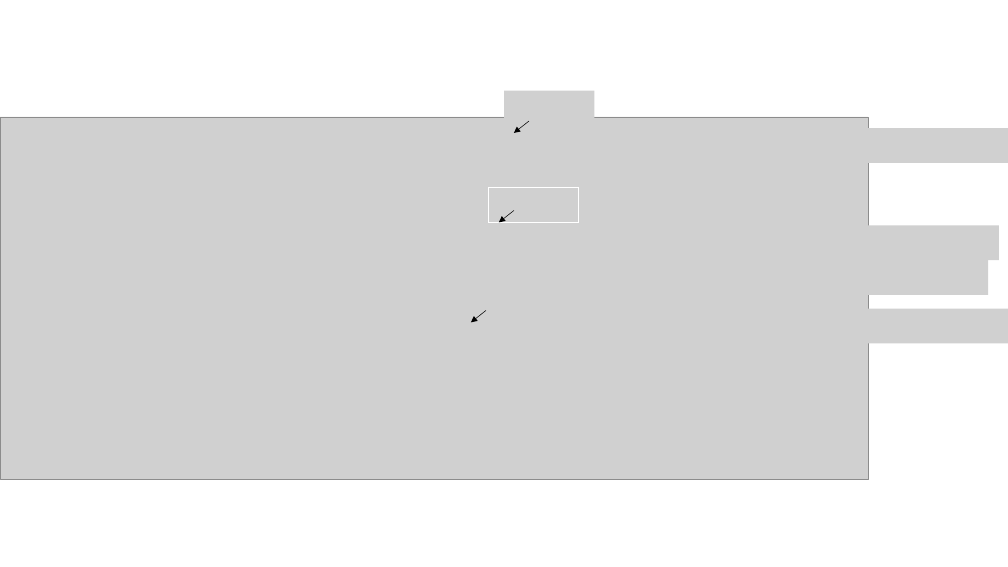
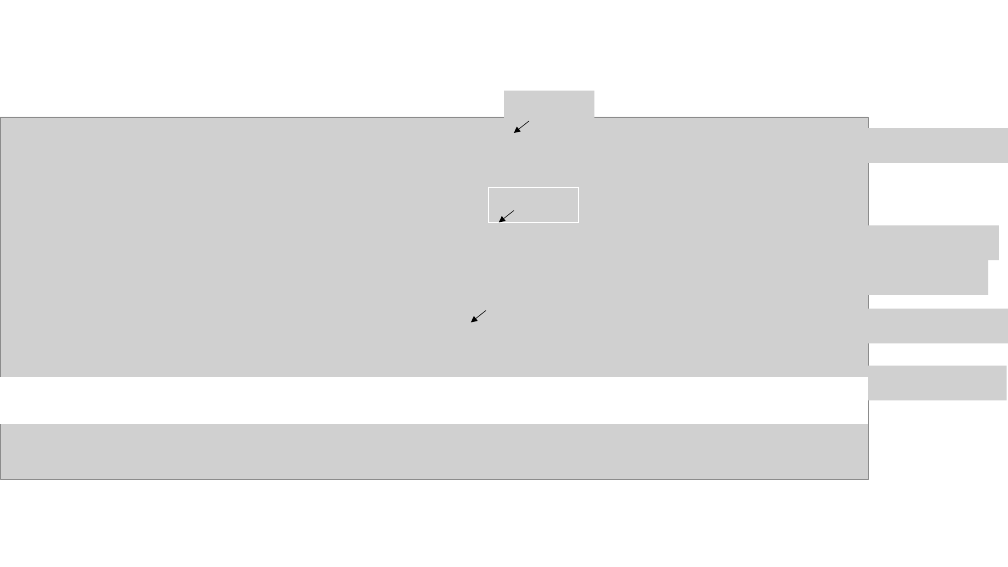
Before and after one commit to EnesAyaz/WPTMotor, a slide deck: slide 1 of Journal-DC-Motor/v5.0/Experimental Result/WPT-motor.pptx. Drawn at 1008x567 pixels with LibreOffice and Linux fonts; fonts in the diff are those of the drawing; grey boxes stand for pictures. Boxes give left, top, right and bottom in pixels: in the first picture for what was removed or moved away, otherwise in the second. Text is boxed around its words. In the diff, an @@ line names an element or a change of style, - is before the commit and + after.

```diff
--- a/Journal-DC-Motor/v5.0/Experimental Result/WPT-motor.pptx
+++ b/Journal-DC-Motor/v5.0/Experimental Result/WPT-motor.pptx
@@ rectangle added at (0,377,868,423), fill #FFFFFF, outline #FFFFFF 1 pt @@
@@ picture added at (850,366,1007,401) @@
```
Also in this commit, not shown: 2 other slides changed, 3 slides added, 12 other files.
